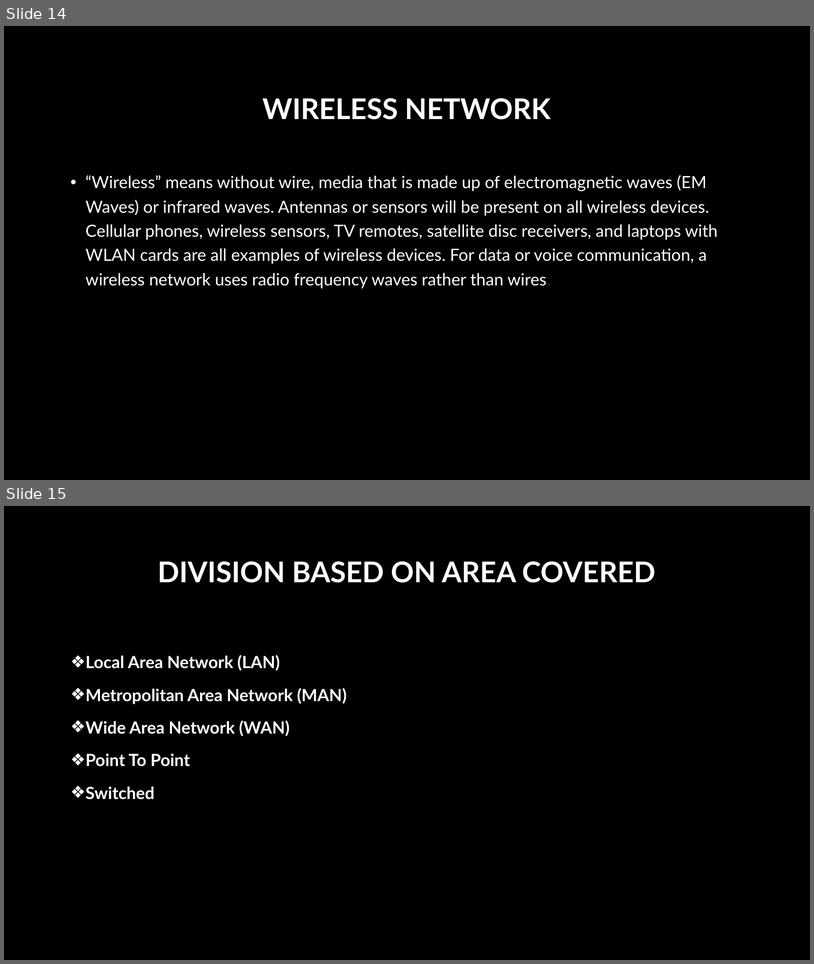
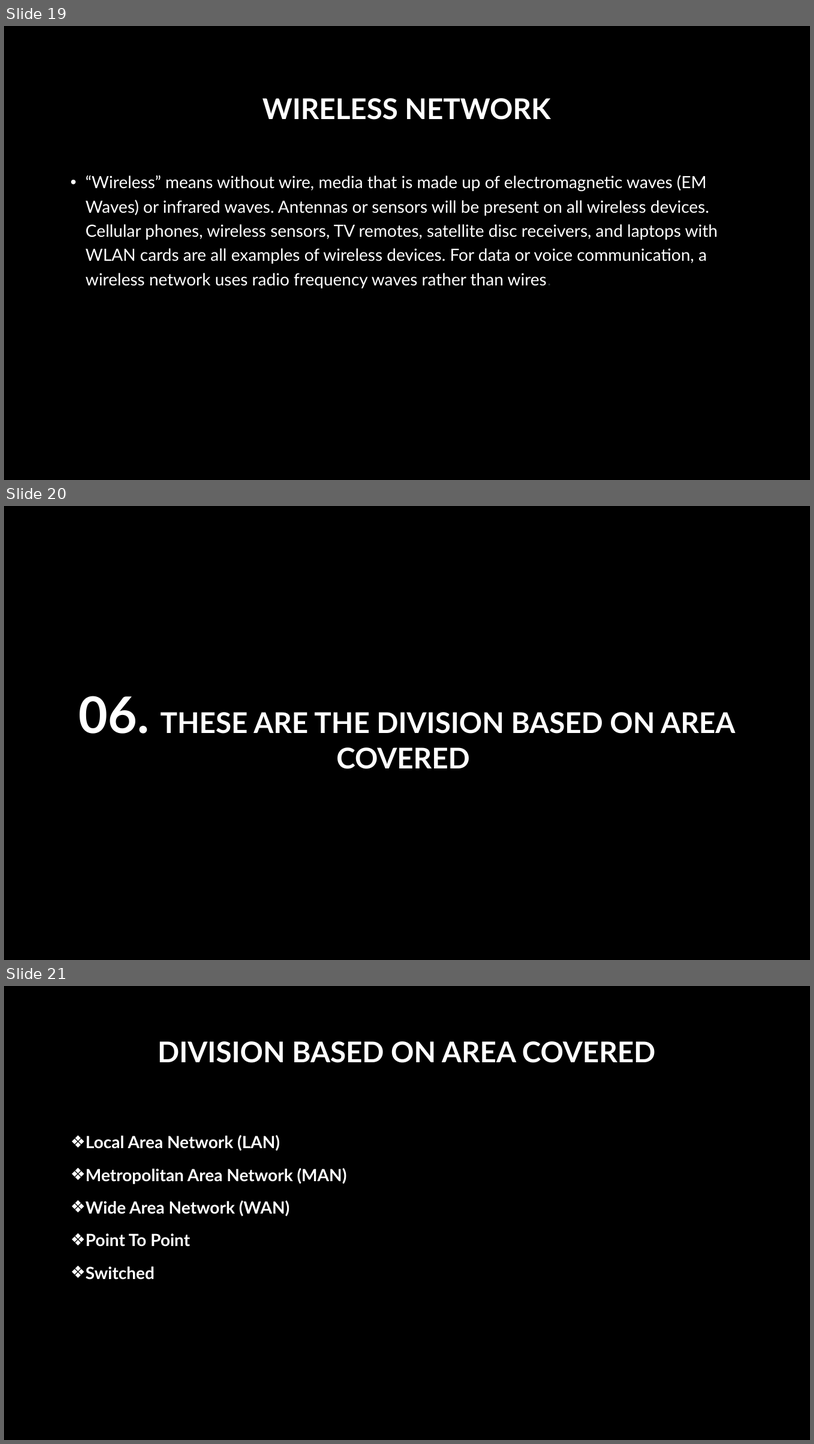
Before and after one commit to Yaelmae20/cs2022, a slide deck: COMPUTER NETWORK YAEL MAE TULAGAN.pptx. Shown one above the other, each under a label of ours: slides 14 and 15 before the commit, slides 19, 20 and 21 after it. The pictures are 814x964 and 814x1444 pixels, drawn with LibreOffice and Linux fonts; fonts in the diff are those of the drawing; background and template pictures are left out. Boxes give left, top, right and bottom in pixels: in the first picture for what was removed or moved away, otherwise in the second. Text is boxed around its words. In the diff, an @@ line names an element or a change of style, - is before the commit and + after.

```diff
--- a/COMPUTER NETWORK YAEL MAE TULAGAN.pptx
+++ b/COMPUTER NETWORK YAEL MAE TULAGAN.pptx
@@ slide 20 added at <box>4,506,810,960</box>, background picture (left out) @@
@@ title added at <box>79,696,735,769</box>, 34 pt, text #FFFFFF, bold @@
+06. THESE ARE THE DIVISION BASED ON AREA COVERED
@@ what was slide 14 is now slide 19 @@
@@ what was slide 15 is now slide 21 @@
```
Also in this commit, not shown: 9 other slides added, 1 slide removed.
